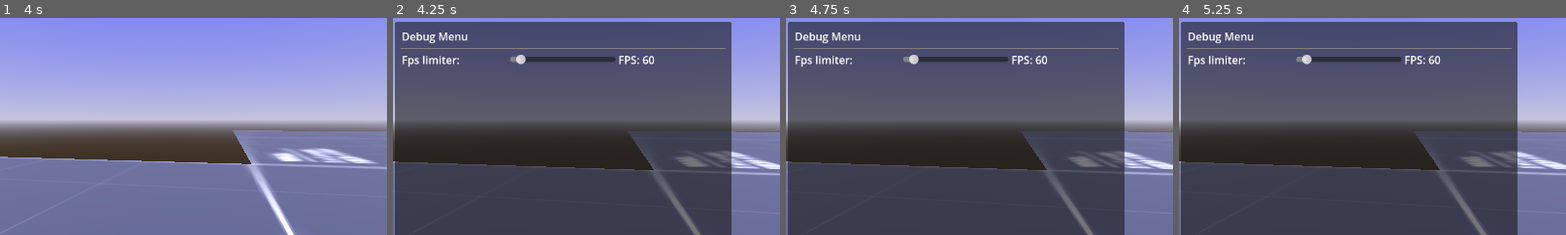
Above: before the commit, frames 1-4 (left to right).
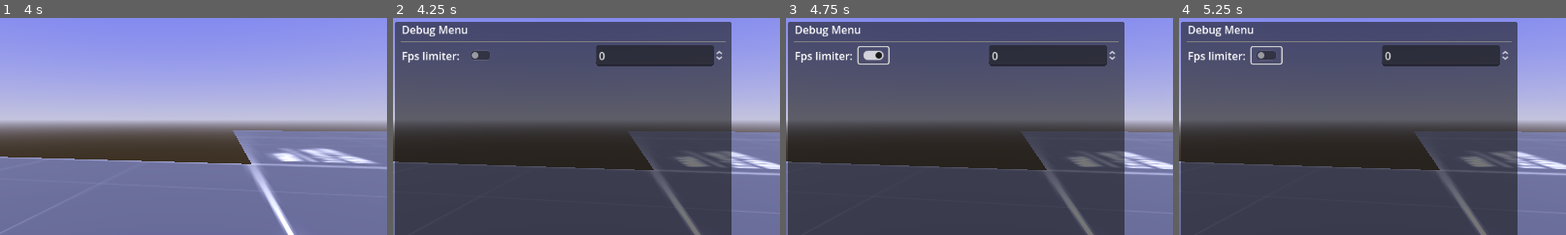
Above: after the commit, the same moments.

Repository: InffRittern/godot-test-project
Game: Godot game, scene res://levels/aperture_lab.tscn
Two runs of this game, one before a commit and one after it. Both use one fixed random seed, a clock stepped at 60 frames per second and the inputs below.
Inputs (mouse positions are % of the whole screen's width and height, from its top left):
- Up to frame 1 (4 s): tap Enter at 0.5 s; move the mouse to (55, 50) at 0.52 s; hold W (move_forward) from 0.53 s (still down); tap Space (jump) at 0.77, 1.52, 3.02, 3.77 s; move the mouse to (45, 50) at 1.27 s; move the mouse to (52, 48) at 2.02 s; move the mouse to (49, 52) at 2.77 s; move the mouse to (57, 51) at 3.52 s
- Up to frame 2 (4.25 s): keep holding W (move_forward); tap F2 (debug_menu) at 4.15 s
- Up to frame 3 (4.75 s): release W (move_forward) at 4.25 s; click (39, 27) at 4.27 s
- Up to frame 4 (5.25 s): tap Space (jump) at 5 s; move the mouse to (20, 35) at 5.02 s; hold A (move_left) from 5.03 s (still down)
The pictures show only the part of the screen within x 28-78%, y 18-68%; the shares and areas given below are measured in that part.

Frame 1 is identical in both runs. In frame 2, 5.4% of the frame differs, in the area x 2-86%, y 3-23%; in frame 3, 5.6%; in frame 4, 5.6%.

Commit message:
update debug menu

Diff:
--- a/GUI/debug_menu.tscn
+++ b/GUI/debug_menu.tscn
@@ -7,6 +7,67 @@
 shader = ExtResource("1_yqo5e")
 shader_parameter/blur = 0.0
 shader_parameter/brightness = 1.0
+
+[sub_resource type="Animation" id="Animation_7jv3m"]
+resource_name = "show_debug"
+length = 0.3
+tracks/0/type = "value"
+tracks/0/imported = false
+tracks/0/enabled = true
+tracks/0/path = NodePath(".:material:shader_parameter/blur")
+tracks/0/interp = 1
+tracks/0/loop_wrap = true
+tracks/0/keys = {
+"times": PackedFloat32Array(0, 0.3),
+"transitions": PackedFloat32Array(2, 2),
+"update": 0,
+"values": [0.0, 0.8]
+}
+tracks/1/type = "value"
+tracks/1/imported = false
+tracks/1/enabled = true
+tracks/1/path = NodePath(".:material:shader_parameter/brightness")
+tracks/1/interp = 1
+tracks/1/loop_wrap = true
+tracks/1/keys = {
+"times": PackedFloat32Array(0, 0.3),
+"transitions": PackedFloat32Array(2, 2),
+"update": 0,
+"values": [0.0, 1.0]
+}
+
+[sub_resource type="Animation" id="Animation_vtys6"]
+length = 0.001
+tracks/0/type = "value"
+tracks/0/imported = false
+tracks/0/enabled = true
+tracks/0/path = NodePath(".:material:shader_parameter/blur")
+tracks/0/interp = 1
+tracks/0/loop_wrap = true
+tracks/0/keys = {
+"times": PackedFloat32Array(0),
+"transitions": PackedFloat32Array(1),
+"update": 0,
+"values": [0.0]
+}
+tracks/1/type = "value"
+tracks/1/imported = false
+tracks/1/enabled = true
+tracks/1/path = NodePath(".:material:shader_parameter/brightness")
+tracks/1/interp = 1
+tracks/1/loop_wrap = true
+tracks/1/keys = {
+"times": PackedFloat32Array(0),
+"transitions": PackedFloat32Array(1),
+"update": 0,
+"values": [1.0]
+}
+
+[sub_resource type="AnimationLibrary" id="AnimationLibrary_dwune"]
+_data = {
+"RESET": SubResource("Animation_vtys6"),
+"show_debug": SubResource("Animation_7jv3m")
+}
 
 [node name="Debug_menu" type="ColorRect"]
 process_mode = 3
@@ -33,7 +94,7 @@
 [node name="MarginContainer" type="MarginContainer" parent="CenterContainer/PanelContainer"]
 layout_mode = 2
 theme_override_constants/margin_left = 10
-theme_override_constants/margin_top = 10
+theme_override_constants/margin_top = 0
 theme_override_constants/margin_right = 10
 theme_override_constants/margin_bottom = 10
 
@@ -52,19 +113,24 @@
 
 [node name="Label" type="Label" parent="CenterContainer/PanelContainer/MarginContainer/VBoxContainer/HBoxContainer"]
 layout_mode = 2
-size_flags_horizontal = 2
+size_flags_horizontal = 0
 text = "Fps limiter: "
 
-[node name="HSlider" type="HSlider" parent="CenterContainer/PanelContainer/MarginContainer/VBoxContainer/HBoxContainer"]
+[node name="CheckButton" type="CheckButton" parent="CenterContainer/PanelContainer/MarginContainer/VBoxContainer/HBoxContainer"]
+layout_mode = 2
+size_flags_horizontal = 2
+size_flags_vertical = 4
+
+[node name="SpinBox" type="SpinBox" parent="CenterContainer/PanelContainer/MarginContainer/VBoxContainer/HBoxContainer"]
 layout_mode = 2
 size_flags_horizontal = 3
 size_flags_vertical = 4
-max_value = 1000.0
-value = 60.0
+max_value = 165.0
 
-[node name="Current_fps" type="Label" parent="CenterContainer/PanelContainer/MarginContainer/VBoxContainer/HBoxContainer"]
-layout_mode = 2
-size_flags_horizontal = 2
-text = "FPS:"
+[node name="AnimationPlayer" type="AnimationPlayer" parent="."]
+libraries = {
+"": SubResource("AnimationLibrary_dwune")
+}
 
-[connection signal="value_changed" from="CenterContainer/PanelContainer/MarginContainer/VBoxContainer/HBoxContainer/HSlider" to="." method="_on_h_slider_value_changed"]
+[connection signal="toggled" from="CenterContainer/PanelContainer/MarginContainer/VBoxContainer/HBoxContainer/CheckButton" to="." method="_on_check_button_toggled"]
+[connection signal="value_changed" from="CenterContainer/PanelContainer/MarginContainer/VBoxContainer/HBoxContainer/SpinBox" to="." method="_on_spin_box_value_changed"]
--- a/scripts/GUI/debug_menu.gd
+++ b/scripts/GUI/debug_menu.gd
@@ -1,12 +1,10 @@
 extends ColorRect
 
-@onready var curent_fps := $CenterContainer/PanelContainer/MarginContainer/VBoxContainer/HBoxContainer/Current_fps
-@onready var fps_slider := $CenterContainer/PanelContainer/MarginContainer/VBoxContainer/HBoxContainer/HSlider
+var max_fps: int = 0
 
 # Called when the node enters the scene tree for the first time.
 func _ready():
 	visible = false
-	curent_fps.text = 'FPS: ' + str(fps_slider.value)
 	pass # Replace with function body.
 
 
@@ -16,6 +14,12 @@
 		Engine.set_time_scale(0.0 if visible else 1.0)
 		Input.set_mouse_mode(Input.MOUSE_MODE_VISIBLE if visible else Input.MOUSE_MODE_CAPTURED)
 
-func _on_h_slider_value_changed(value):
-	Engine.set_max_fps(value)
-	curent_fps.text = 'FPS: ' + str(value)
+
+func _on_spin_box_value_changed(value):
+	max_fps = value
+	pass # Replace with function body.
+
+
+func _on_check_button_toggled(button_pressed):
+	Engine.set_max_fps(max_fps if button_pressed else 0)
+	pass # Replace with function body.
Not shown: 1 places in GUI/debug_menu.tscn that only renumber resources
Not shown: 1 places in levels/aperture_lab.tscn that only renumber resources
